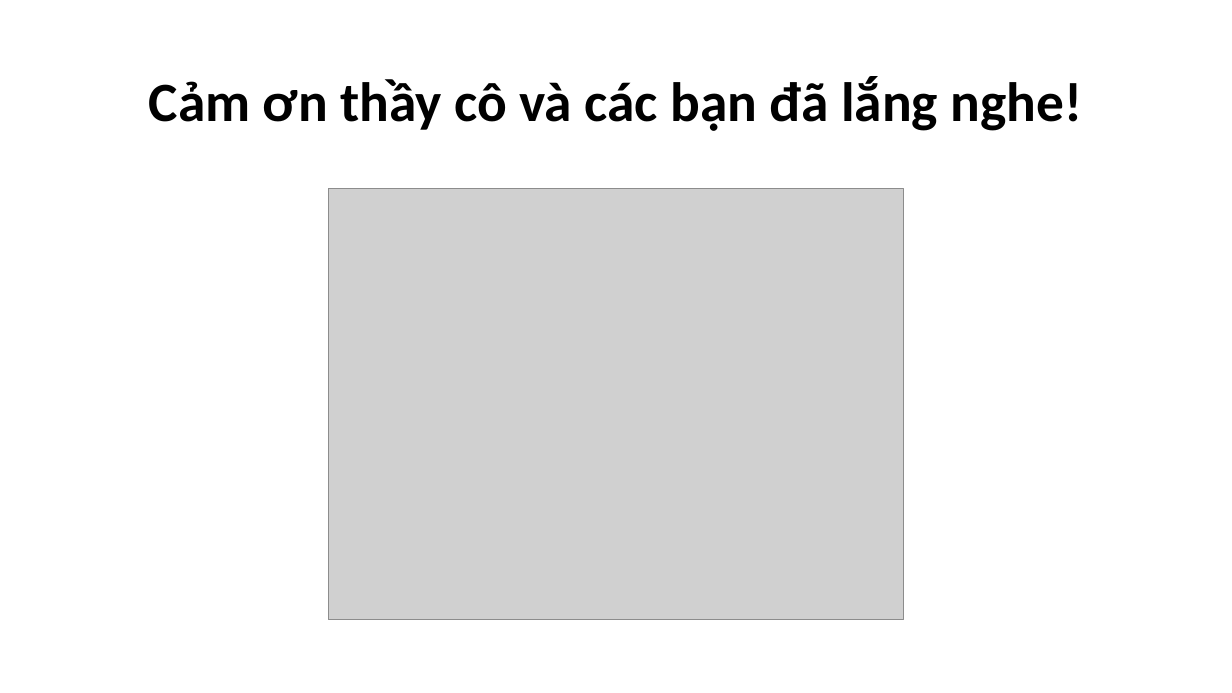
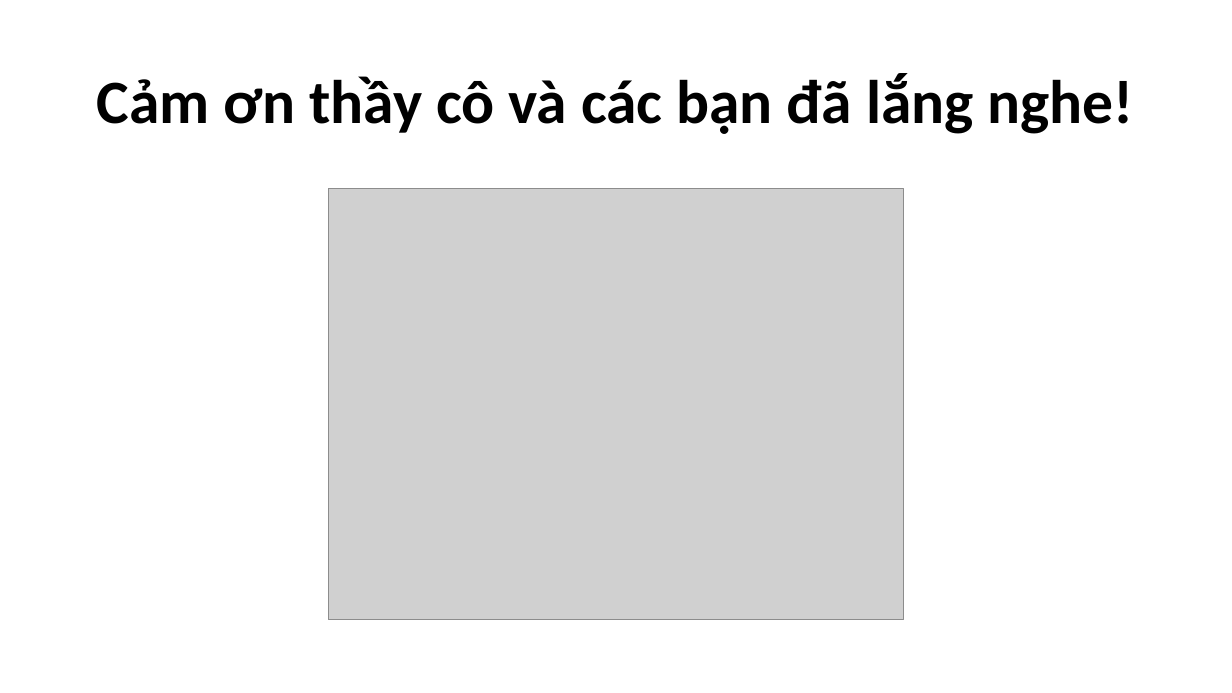
Before and after one commit to NguyenDucHoangLong/Group_4_HTTTHD, a slide deck: slide 55 of Document/Seminar/Slide_Nhóm 4.pptx (slide 50 before the commit). Drawn at 1232x693 pixels with LibreOffice and Linux fonts; fonts in the diff are those of the drawing; grey boxes stand for pictures. Boxes give left, top, right and bottom in pixels: in the first picture for what was removed or moved away, otherwise in the second. Text is boxed around its words. In the diff, an @@ line names an element or a change of style, - is before the commit and + after.

```diff
--- a/Document/Seminar/Slide_Nhóm 4.pptx
+++ b/Document/Seminar/Slide_Nhóm 4.pptx
@@ title "Cảm ơn thầy cô và ..." at (x1=97, y1=73, x2=1134, y2=134): size 43.2 to 48 pt @@
```
Also in this commit, not shown: 2 other slides changed, 8 slides added, 3 slides removed, 1 other file.
